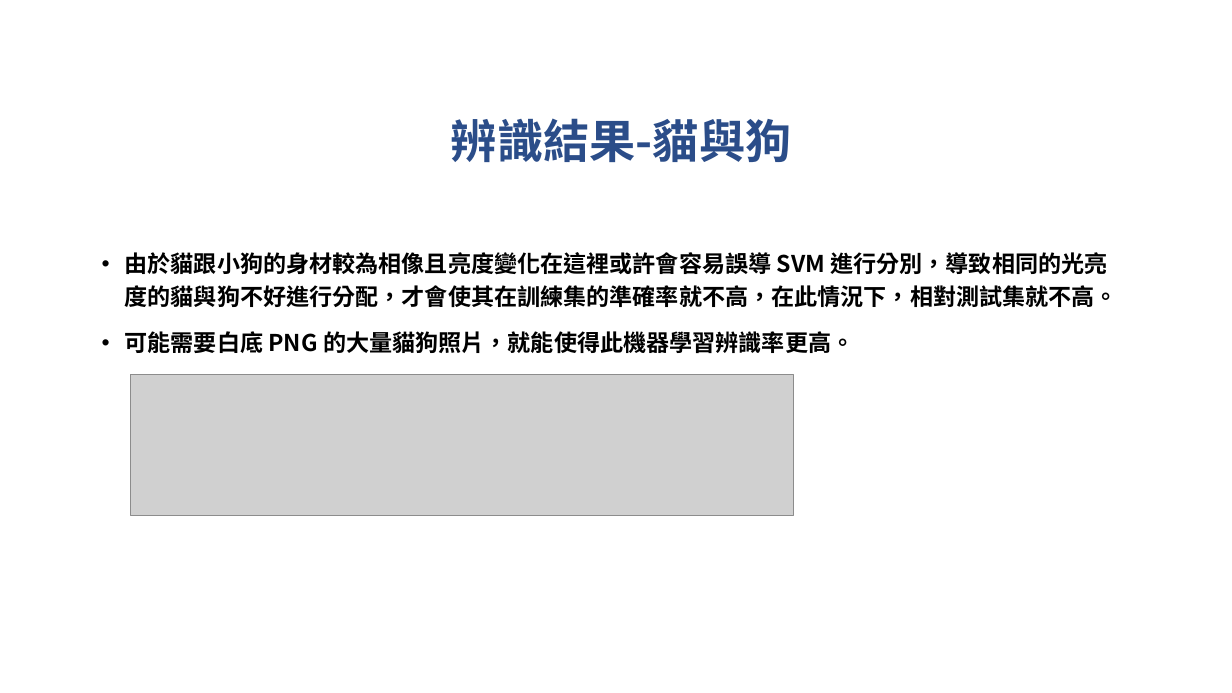
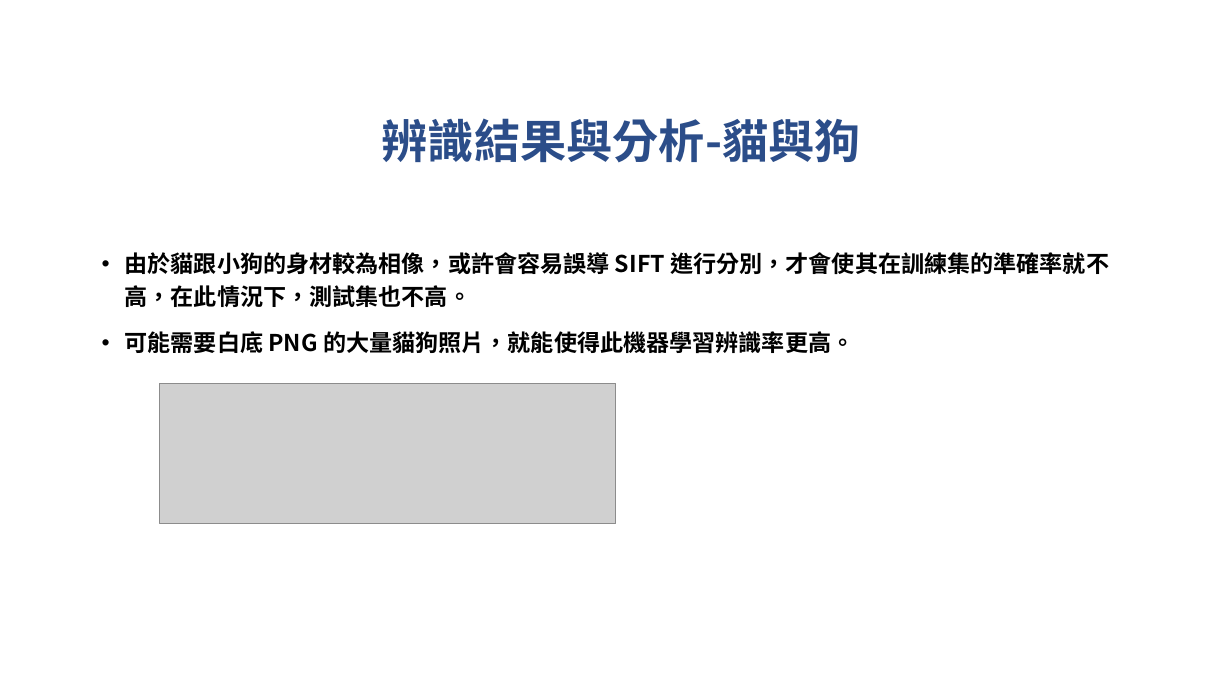
Before and after one commit to TheRiseOfDavid/NTUTcs_media, a slide deck: slide 13 of hw06/Project6_第32組_小組報告/Project6_第32組.pptx (slide 12 before the commit). Drawn at 1232x693 pixels with LibreOffice and Linux fonts; fonts in the diff are those of the drawing; grey boxes stand for pictures; background and template pictures are left out. Boxes give left, top, right and bottom in pixels: in the first picture for what was removed or moved away, otherwise in the second. Text is boxed around its words. In the diff, an @@ line names an element or a change of style, - is before the commit and + after.

```diff
--- a/hw06/Project6_第32組_小組報告/Project6_第32組.pptx
+++ b/hw06/Project6_第32組_小組報告/Project6_第32組.pptx
@@ title at [382, 118, 861, 162]: text changed @@
-辨識結果-貓與狗
+辨識結果與分析-貓與狗
@@ text at [125, 252, 1109, 307]: text changed @@
-• 由於貓跟小狗的身材較為相像且亮度變化在這裡或許會容易誤導 SVM 進行分別，導致相同的光亮度的貓與狗不好進行分配，才會使其在訓練集的準確率就不高，在此情況下，相對測試集就不高。
+• 由於貓跟小狗的身材較為相像，或許會容易誤導 SIFT 進行分別，才會使其在訓練集的準確率就不高，在此情況下，測試集也不高。
@@ picture: place and size @@
-picture at [131, 374, 795, 515]
+picture at [160, 384, 616, 524]
```
Also in this commit, not shown: 3 other slides changed, 1 slide added, 2 other files.
